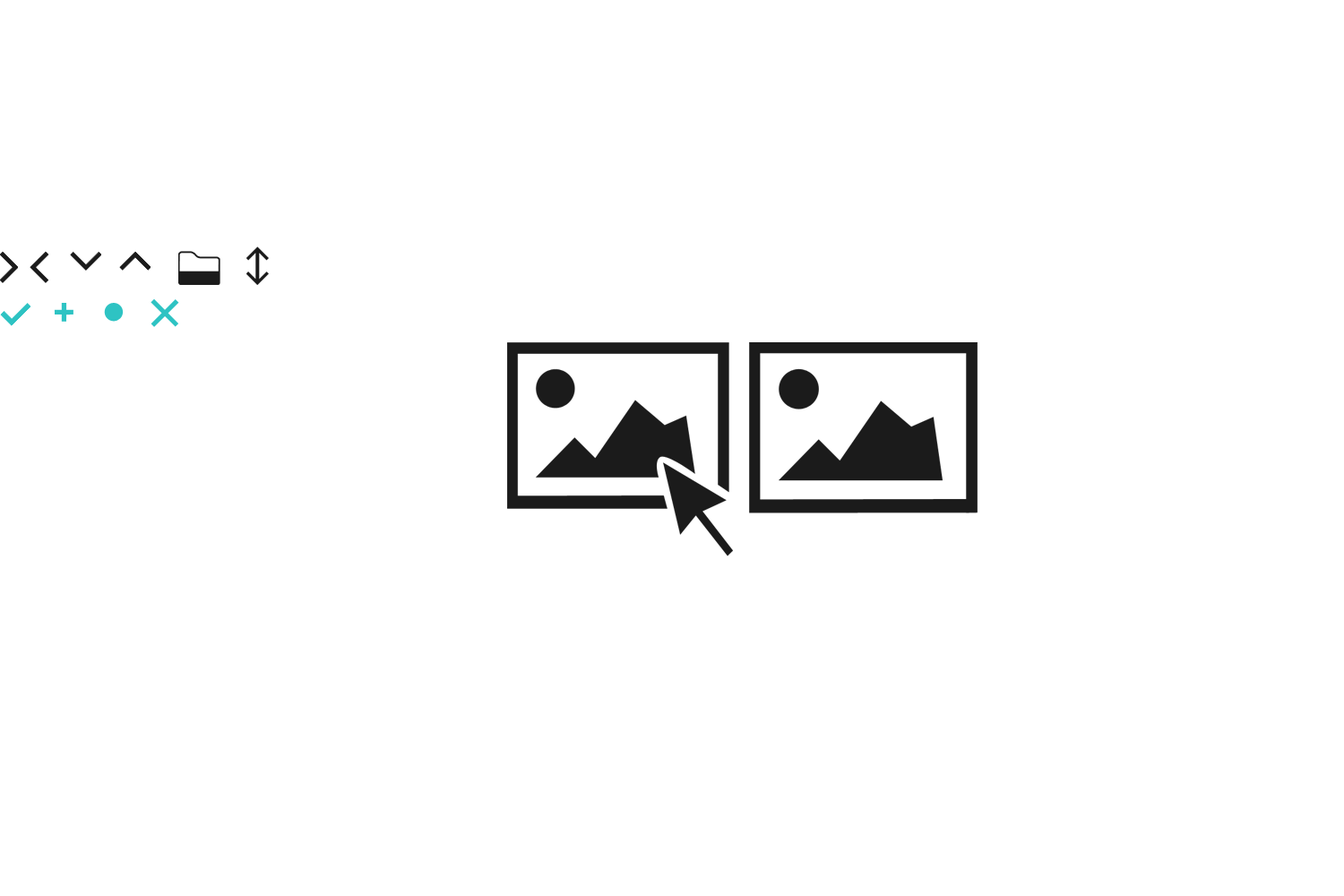
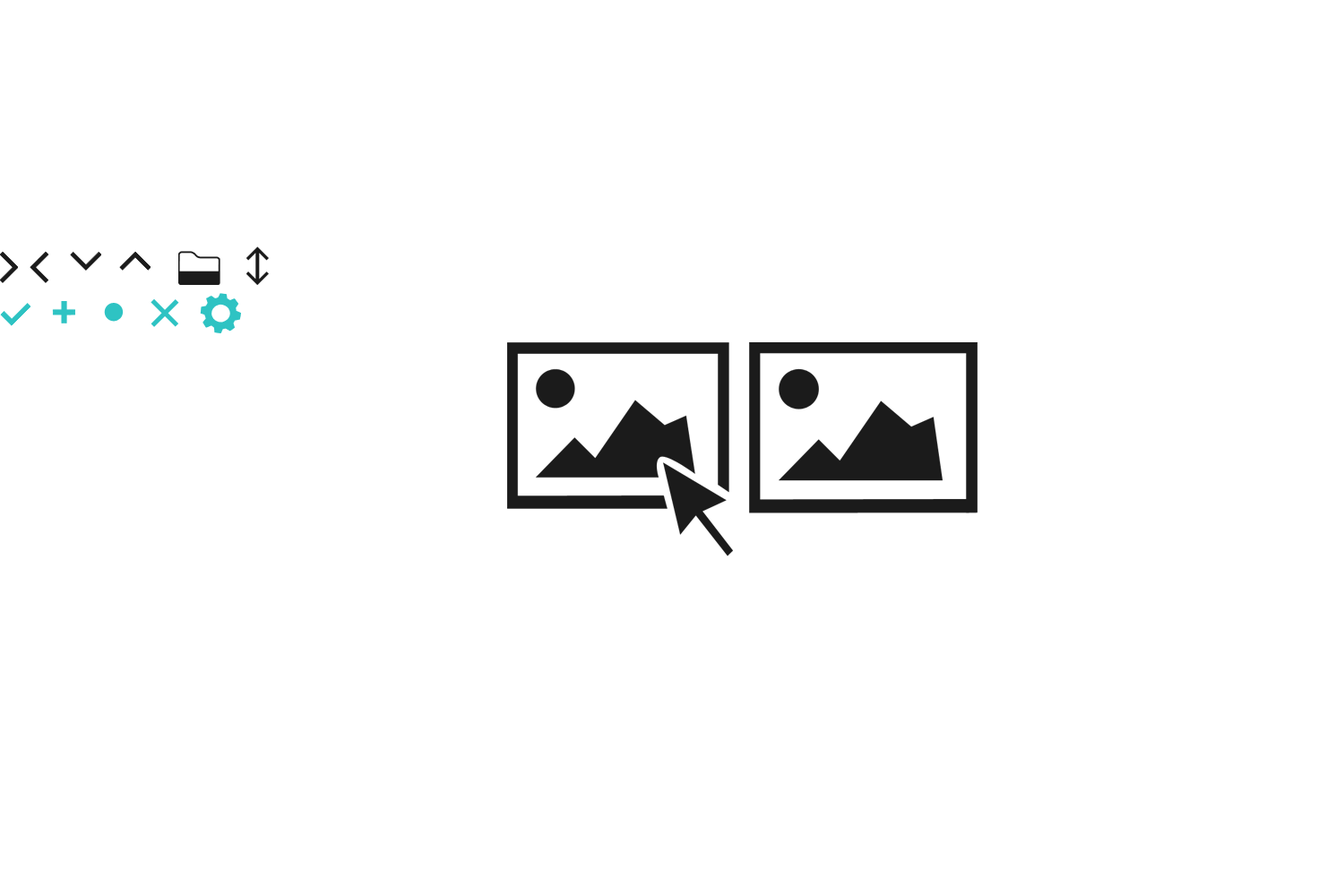
Before/after of a 1344×896 layered artwork. What changed in the layer stack:
painted on "Shape 1 copy" over [51, 300, 76, 324]
added layer "Color Fill 3 copy" in group "teal" over [199, 292, 241, 334]
